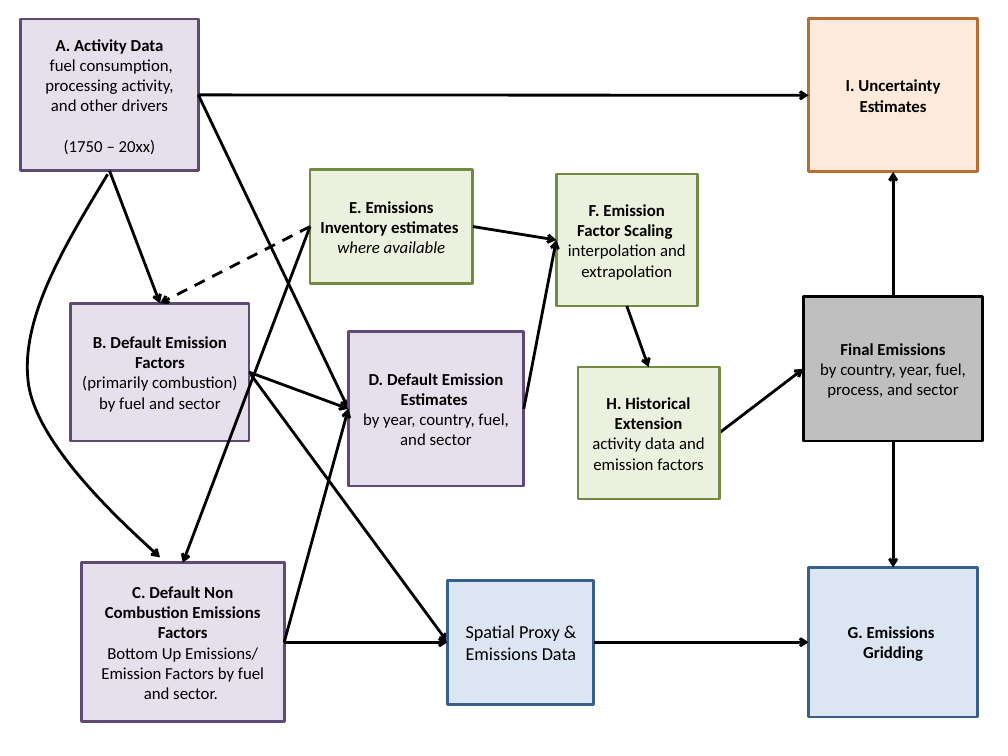
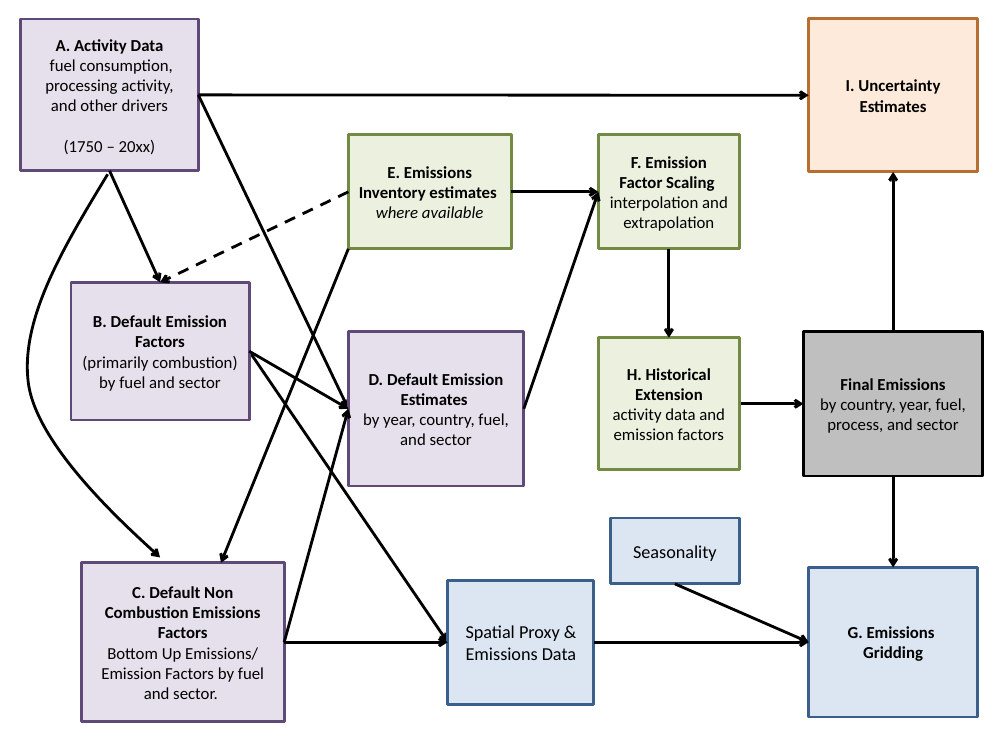
Before and after one commit to JGCRI/CEDS, a slide deck: slide 1 of documentation/CEDS Module Flow Chart.pptx. Drawn at 1008x756 pixels with LibreOffice and Linux fonts; fonts in the diff are those of the drawing. Boxes give left, top, right and bottom in pixels: in the first picture for what was removed or moved away, otherwise in the second. Text is boxed around its words. In the diff, an @@ line names an element or a change of style, - is before the commit and + after.

Commit message:
update flow chart to include seasonality box into gridding box

```diff
--- a/documentation/CEDS Module Flow Chart.pptx
+++ b/documentation/CEDS Module Flow Chart.pptx
@@ rectangle "E. Emissions Inventory estimates": place and size @@
-rectangle "E. Emissions Inventory estimates" at [310, 169, 474, 283]
+rectangle "E. Emissions Inventory estimates" at [349, 135, 512, 249]
@@ rectangle "F. Emission Factor Scaling": place and size @@
-rectangle "F. Emission Factor Scaling" at [556, 174, 698, 306]
+rectangle "F. Emission Factor Scaling" at [599, 135, 740, 249]
@@ arrow moved from (110, 170) - (160, 303) to (110, 170) - (160, 282) @@
@@ arrow moved from (893, 296) - (893, 172) to (893, 332) - (893, 172) @@
@@ arrow moved from (310, 227) - (160, 303) to (349, 192) - (160, 282) @@
@@ arrow moved from (473, 227) - (556, 240) to (511, 192) - (599, 192) @@
@@ arrow moved from (524, 409) - (556, 240) to (524, 409) - (599, 192) @@
@@ arrow moved from (310, 227) - (182, 562) to (349, 249) - (221, 562) @@
@@ arrow moved from (627, 306) - (648, 367) to (669, 249) - (669, 338) @@
@@ rectangle "B. Default Emission Factors": place and size @@
-rectangle "B. Default Emission Factors" at [71, 303, 249, 442]
+rectangle "B. Default Emission Factors" at [71, 282, 249, 420]
@@ arrow moved from (249, 372) - (448, 642) to (249, 351) - (448, 642) @@
@@ arrow moved from (249, 372) - (349, 409) to (249, 351) - (349, 409) @@
@@ rectangle "H. Historical Extension": place and size @@
-rectangle "H. Historical Extension" at [578, 367, 719, 499]
+rectangle "H. Historical Extension" at [599, 338, 740, 470]
@@ rectangle "Final Emissions": place and size @@
-rectangle "Final Emissions" at [803, 296, 983, 440]
+rectangle "Final Emissions" at [803, 332, 983, 476]
@@ arrow moved from (719, 433) - (803, 369) to (740, 404) - (803, 404) @@
@@ arrow moved from (893, 442) - (893, 568) to (893, 476) - (893, 568) @@
@@ rectangle added at [610, 518, 739, 584], fill #DCE6F2, outline #3A5F8C 2 pt, 13 pt, text #000000 @@
+Seasonality
@@ arrow added from (675, 584) to (808, 642), #000000 2 pt @@
```
